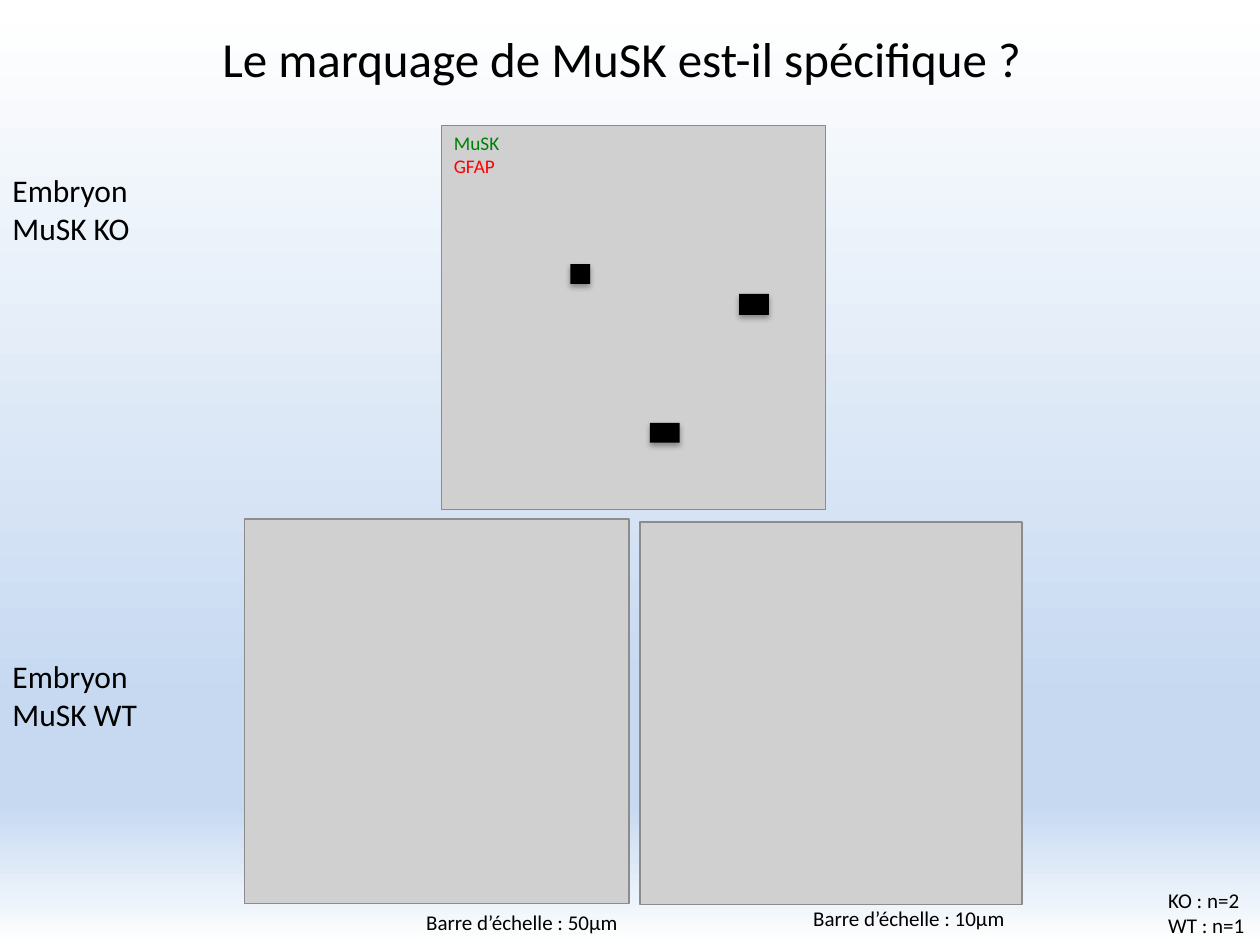
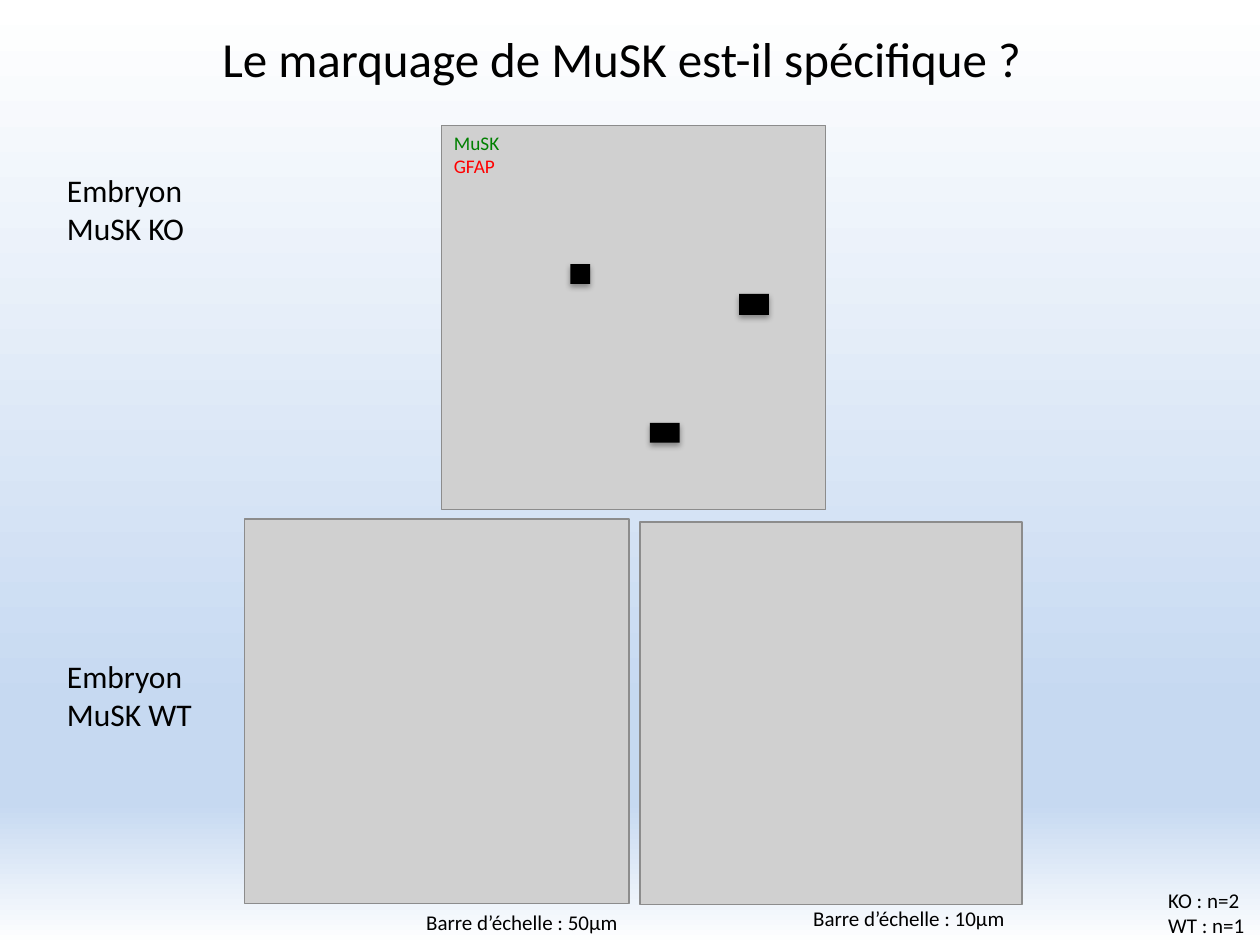
Before and after one commit to FlorentKl/rapport-m2, a slide deck: slide 12 of Présentation Oral.pptx. Drawn at 1260x945 pixels with LibreOffice and Linux fonts; fonts in the diff are those of the drawing; grey boxes stand for pictures. Boxes give left, top, right and bottom in pixels: in the first picture for what was removed or moved away, otherwise in the second. Text is boxed around its words. In the diff, an @@ line names an element or a change of style, - is before the commit and + after.

```diff
--- a/Présentation Oral.pptx
+++ b/Présentation Oral.pptx
@@ text "Embryon MuSK KO": place and size @@
-text "Embryon MuSK KO" at (12,180,130,241)
+text "Embryon MuSK KO" at (67,180,184,241)
@@ text "Embryon MuSK WT": place and size @@
-text "Embryon MuSK WT" at (12,666,137,727)
+text "Embryon MuSK WT" at (67,666,191,727)
```
Also in this commit, not shown: 9 other slides changed.
